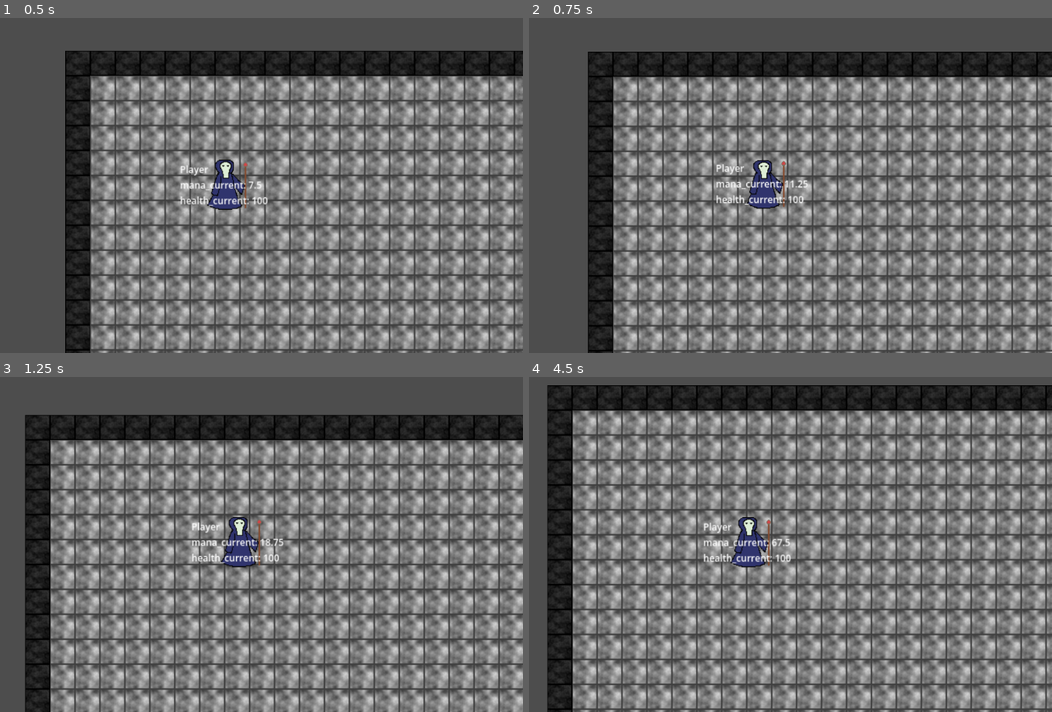
Above: before the commit, frames 1-4 (two rows, left to right).
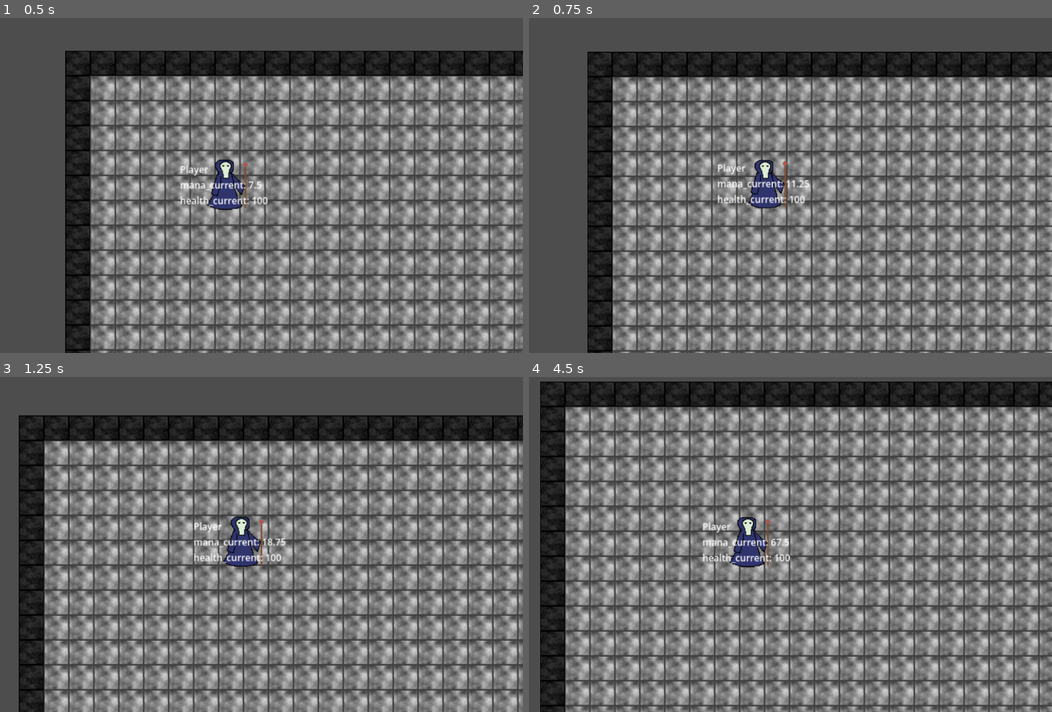
Above: after the commit, the same moments.

Repository: mzhong99/ludum-dare-2024
Game: Godot game, scene res://World/world.tscn
The game is run twice, just before and just after one commit, with the same random seed, the same clock (stepped at 60 frames per second) and the same inputs. The project has no main scene, so this scene is started directly.
Inputs (mouse positions are in pixels of both pictures, inside the frame that each line leads up to):
- Up to frame 1 (0.5 s): no input
- Up to frame 2 (0.75 s): move the mouse to (884, 168) at 0.52 s; press the mouse at (884, 168) at 0.53 s
- Up to frame 3 (1.25 s): no input
- Up to frame 4 (4.5 s): move the mouse to (633, 561) at 1.27 s; release the mouse at (633, 561) at 1.28 s; click (633, 561) at 1.35 s; move the mouse to (811, 470) at 2.02 s; press the mouse at (811, 470) at 2.03 s; move the mouse to (722, 611) at 2.77 s; release the mouse at (722, 611) at 2.78 s; click (722, 611) at 2.85 s; move the mouse to (931, 594) at 3.52 s; press the mouse at (931, 594) at 3.53 s; move the mouse to (570, 494) at 4.27 s; release the mouse at (570, 494) at 4.28 s; click (570, 494) at 4.35 s

Frame 1 is identical in both runs. In frame 2, 7.4% of the frame differs, in the area x 11-100%, y 10-100%; in frame 3, 44%; in frame 4, 59%, in the area x 2-100%, y 1-100%.

Commit message:
Hands of death works with colliding with enemies

Diff:
--- a/Entity/EnemyVillager.tscn
+++ b/Entity/EnemyVillager.tscn
@@ -18,8 +18,20 @@
 "speed": 5.0
 }]
 
+[sub_resource type="CircleShape2D" id="CircleShape2D_pm8gg"]
+radius = 32.0
+
 [node name="EnemyVillager" type="Node2D"]
 script = ExtResource("1_ynrj7")
 
 [node name="AnimatedSprite2D" type="AnimatedSprite2D" parent="."]
 sprite_frames = SubResource("SpriteFrames_yncta")
+
+[node name="Area2D" type="Area2D" parent="."]
+collision_layer = 65
+collision_mask = 128
+
+[node name="CollisionShape2D" type="CollisionShape2D" parent="Area2D"]
+shape = SubResource("CircleShape2D_pm8gg")
+
+[connection signal="area_entered" from="Area2D" to="." method="_on_area_2d_area_entered"]
--- a/Entity/UnusedPlayer.gd
+++ b/Entity/UnusedPlayer.gd
@@ -1,4 +1,5 @@
 extends CharacterBody2D
+class_name Player
 
 @onready var skill_table = {
 	"skill_q": $BulletSkill,
@@ -19,7 +20,7 @@
 var is_moving = false
 var location_to_move_to = Vector2.ZERO
 var velocity_unit = Vector2.RIGHT
-@export var MOVEMENT_SPEED = 100
+@export var MOVEMENT_SPEED = 115
 # ---End Movement variables---
 
 # Called when the node enters the scene tree for the first time.
@@ -65,5 +66,8 @@
 			is_moving = false
 			self.global_position = location_to_move_to
 
+func receive_damage(damage: float):
+	health_current -= damage
+
 # func _draw():
 # 	_draw_spellcast_cooldown_view()
--- a/Entity/UnusedPlayer.tscn
+++ b/Entity/UnusedPlayer.tscn
@@ -39,6 +39,9 @@
 [sub_resource type="CircleShape2D" id="CircleShape2D_1uoak"]
 radius = 32.0
 
+[sub_resource type="CircleShape2D" id="CircleShape2D_wjcra"]
+radius = 32.0
+
 [node name="Player" type="CharacterBody2D" groups=["PLAYER"]]
 script = ExtResource("1_2dtbh")
 
@@ -61,3 +64,10 @@
 
 [node name="NodeMonitor" parent="." instance=ExtResource("7_d7vhv")]
 watchlist = Array[String](["mana_current", "health_current"])
+
+[node name="HitBox" type="Area2D" parent="."]
+collision_layer = 129
+collision_mask = 0
+
+[node name="CollisionShape2D" type="CollisionShape2D" parent="HitBox"]
+shape = SubResource("CircleShape2D_wjcra")
--- a/Entity/Villager.gd
+++ b/Entity/Villager.gd
@@ -2,6 +2,7 @@
 
 @export var chase_speed: float = 100
 @export var is_enemy: bool = true
+@export var contact_damage: float = 10.0
 
 @onready var animated_sprite = $AnimatedSprite2D
 
@@ -23,3 +24,16 @@
 				target_node2d = candidate
 	if target_node2d != null:
 		self.global_position += self.global_position.direction_to(target_node2d.global_position) * chase_speed * delta
+
+# Villagers die in one hit regardless of damage amount
+func receive_damage(_damage: float):
+	self.queue_free()
+
+func _on_area_2d_area_entered(other_area: Area2D):
+	var player_unsafe = get_tree().get_first_node_in_group("PLAYER")
+	if player_unsafe == null:
+		return
+	var player: Player = player_unsafe as Player
+	if other_area.get_parent() == player:
+		player.receive_damage(contact_damage)
+		self.queue_free()
--- a/Skills/Bullet.gd
+++ b/Skills/Bullet.gd
@@ -2,9 +2,11 @@
 
 @export var speed_pps: float = 400
 @export var despawn_sec: float = 2.0
+@export var damage: float = 10.0
 
 @export var despawn_timer: Timer = Utility.create_timer(self, despawn_sec, "_on_despawn_timer_expired", true, true)
 @onready var animated_sprite: AnimatedSprite2D = $AnimatedSprite2D
+@onready var hitbox: Area2D = $Area2D
 
 var velocity_unit: Vector2 = Vector2.ZERO
 
@@ -16,8 +18,14 @@
 	if player != null:
 		velocity_unit = player.global_position.direction_to(get_global_mouse_position())
 		animated_sprite.global_rotation = velocity_unit.angle() + (PI * 0.5)
-		print(animated_sprite.global_rotation)
+		hitbox.global_rotation = velocity_unit.angle() + (PI * 0.5)
 	animated_sprite.play()
 
 func _process(delta: float):
 	self.global_position += delta * velocity_unit * speed_pps
+
+func _on_area_2d_area_entered(area):
+	var parent: Node2D = area.get_parent() as Node2D
+	if parent.has_method("receive_damage"):
+		parent.receive_damage(damage)
+	self.queue_free()
--- a/Skills/Bullet.tscn
+++ b/Skills/Bullet.tscn
@@ -1,8 +1,11 @@
-[gd_scene load_steps=5 format=3 uid="uid://2a7lk2v7o5fe"]
+[gd_scene load_steps=6 format=3 uid="uid://2a7lk2v7o5fe"]
 
 [ext_resource type="Script" path="res://Skills/Bullet.gd" id="1_dsmra"]
 [ext_resource type="Texture2D" uid="uid://bx5c7g1xripxm" path="res://Assets/finger_of_death_1.png" id="2_wvk0q"]
 [ext_resource type="Texture2D" uid="uid://c3d3scf4oxrxw" path="res://Assets/finger_of_death_2.png" id="3_pj65b"]
+
+[sub_resource type="RectangleShape2D" id="RectangleShape2D_kuvw4"]
+size = Vector2(64, 20)
 
 [sub_resource type="SpriteFrames" id="SpriteFrames_fbdky"]
 animations = [{
@@ -21,5 +24,13 @@
 [node name="Bullet" type="Node2D"]
 script = ExtResource("1_dsmra")
 
+[node name="Area2D" type="Area2D" parent="."]
+collision_mask = 64
+
+[node name="CollisionShape2D" type="CollisionShape2D" parent="Area2D"]
+shape = SubResource("RectangleShape2D_kuvw4")
+
 [node name="AnimatedSprite2D" type="AnimatedSprite2D" parent="."]
 sprite_frames = SubResource("SpriteFrames_fbdky")
+
+[connection signal="area_entered" from="Area2D" to="." method="_on_area_2d_area_entered"]
--- a/project.godot
+++ b/project.godot
@@ -66,3 +66,9 @@
 "events": [Object(InputEventMouseButton,"resource_local_to_scene":false,"resource_name":"","device":-1,"window_id":0,"a …(253 unchanged characters)…
 ]
 }
+
+[layer_names]
+
+2d_physics/layer_1="ANY_LAYER"
+2d_physics/layer_7="ENEMY_LAYER"
+2d_physics/layer_8="PLAYER_LAYER"
Not shown: 1 places in Entity/EnemyVillager.tscn that only renumber resources
Not shown: 1 places in Entity/UnusedPlayer.tscn that only renumber resources
